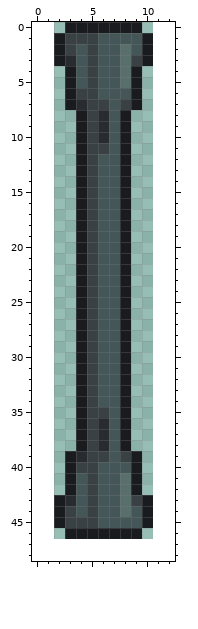
File history of a pixel-art sprite, NPCs/Bosses/Zero/ZeroArm.png. The picture above was drawn from the file before the commit.
The file is 18x94 pixels, drawn in blocks of 2x2; one block is one cell here. The old version is drawn lined up with the new one, on the new canvas.
After the commit:
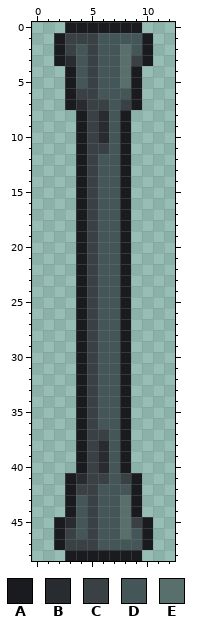
Palette (. is transparent): A #1a1b1e  B #282b2f  C #394144  D #445657  E #596f6b
From old to new:
canvas 9x47 -> 13x49, the old top-left corner now at 2,0
@@ x 0..12 @@
 34 ....ACDDA....
-35 ....ACCDA....
-36 ....ACBDA....
-37 ....ACBDA....
+35 ....ACDDA....
+36 ....ACDDA....
+37 ....ACCDA....
 38 ....ACBDA....
-39 ...ABCCDCA...
-40 ...ACCDDDA...
-41 ...ADCDDEA...
-42 ...ADCDDEA...
-43 ..ABDCDDECA..
-44 ..ACDCDDEDA..
-45 ..ACCCDDDDA..
-46 ...AAAAAAA...
-47 .............
-48 .............
+39 ....ACBDA....
+40 ....ACBDA....
+41 ...ABCCDCA...
+42 ...ACCDDDA...
+43 ...ADCDDEA...
+44 ...ADCDDEA...
+45 ..ABDCDDECA..
+46 ..ACDCDDEDA..
+47 ..ACCCDDDDA..
+48 ...AAAAAAA...
